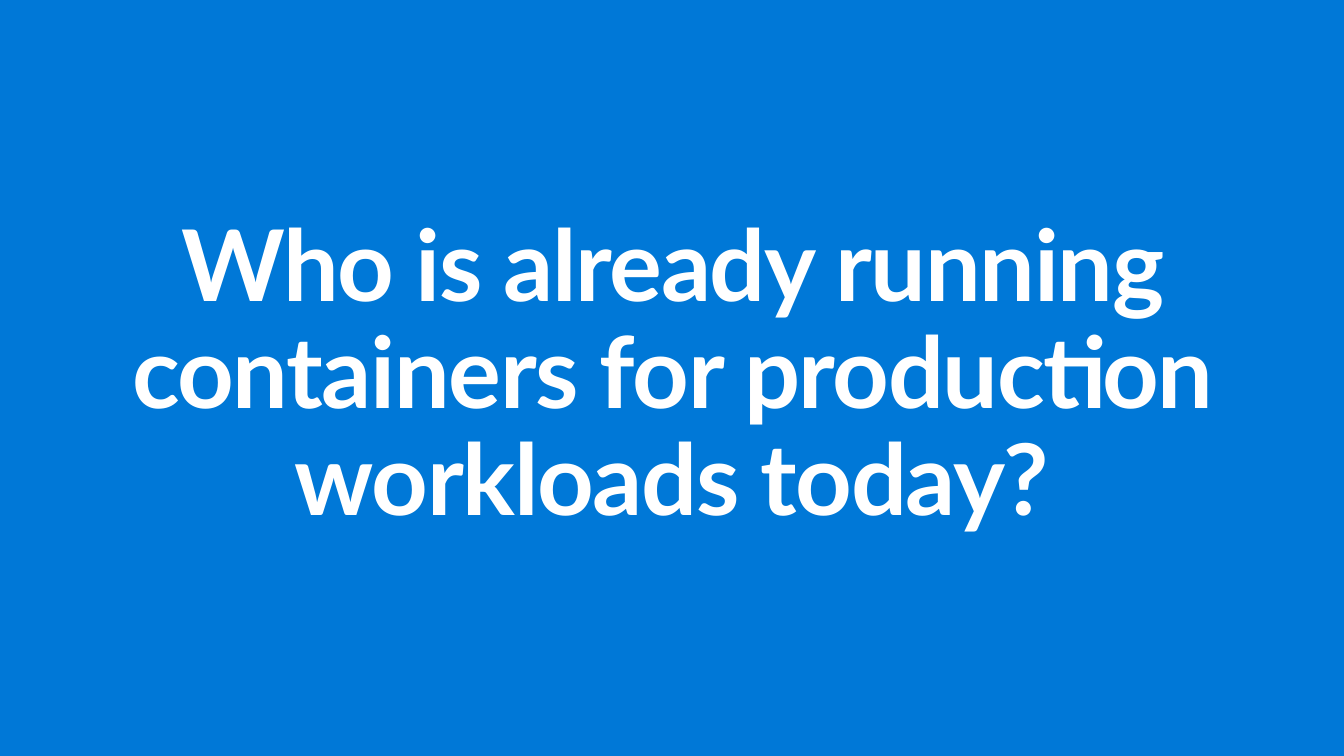
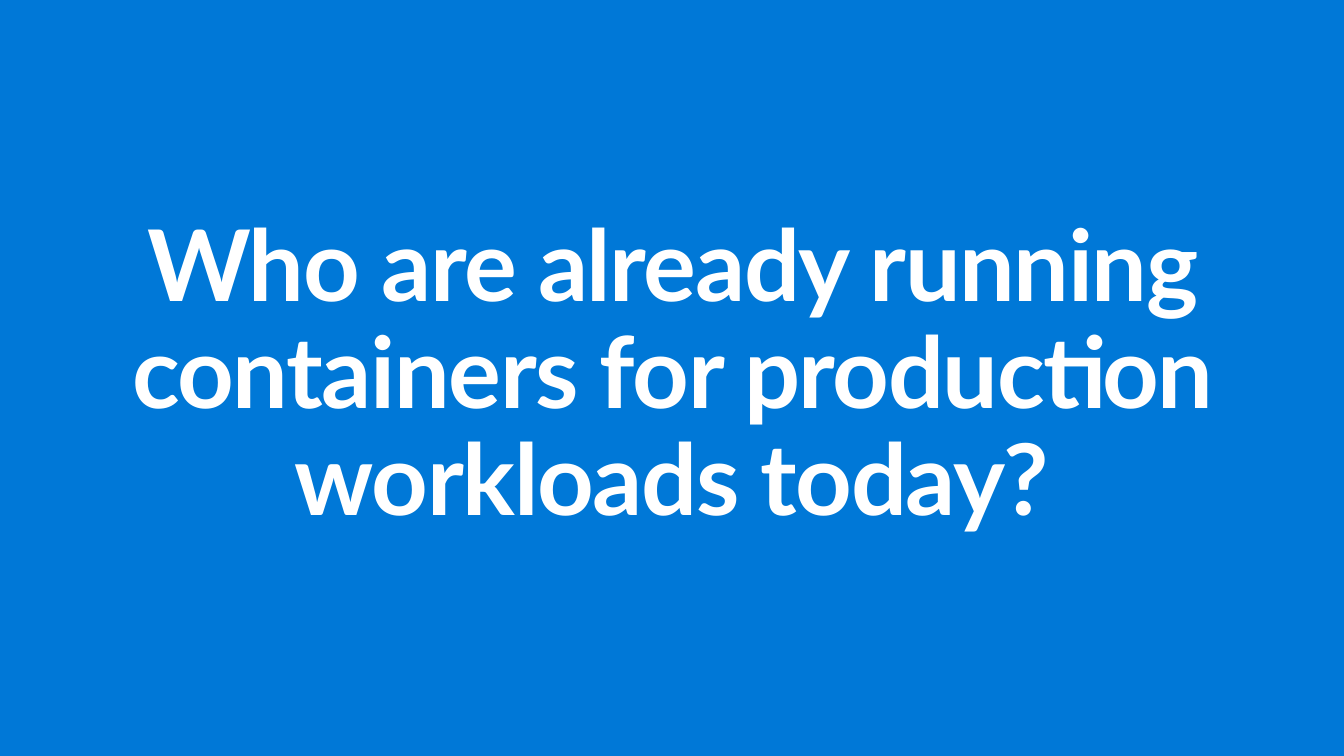
Before and after one commit to ActiveSolution/aiw-cloud-native, a slide deck: slide 16 of AIW Cloud Native.pptx. Drawn at 1344x756 pixels with LibreOffice and Linux fonts; fonts in the diff are those of the drawing. Boxes give left, top, right and bottom in pixels: in the first picture for what was removed or moved away, otherwise in the second. Text is boxed around its words. In the diff, an @@ line names an element or a change of style, - is before the commit and + after.

Commit message:
Updated is to are

```diff
--- a/AIW Cloud Native.pptx
+++ b/AIW Cloud Native.pptx
@@ title at box(132, 227, 1213, 532): text changed @@
-Who is already running containers for production workloads today?
+Who are already running containers for production workloads today?
```
Also in this commit, not shown: 4 other slides changed.
